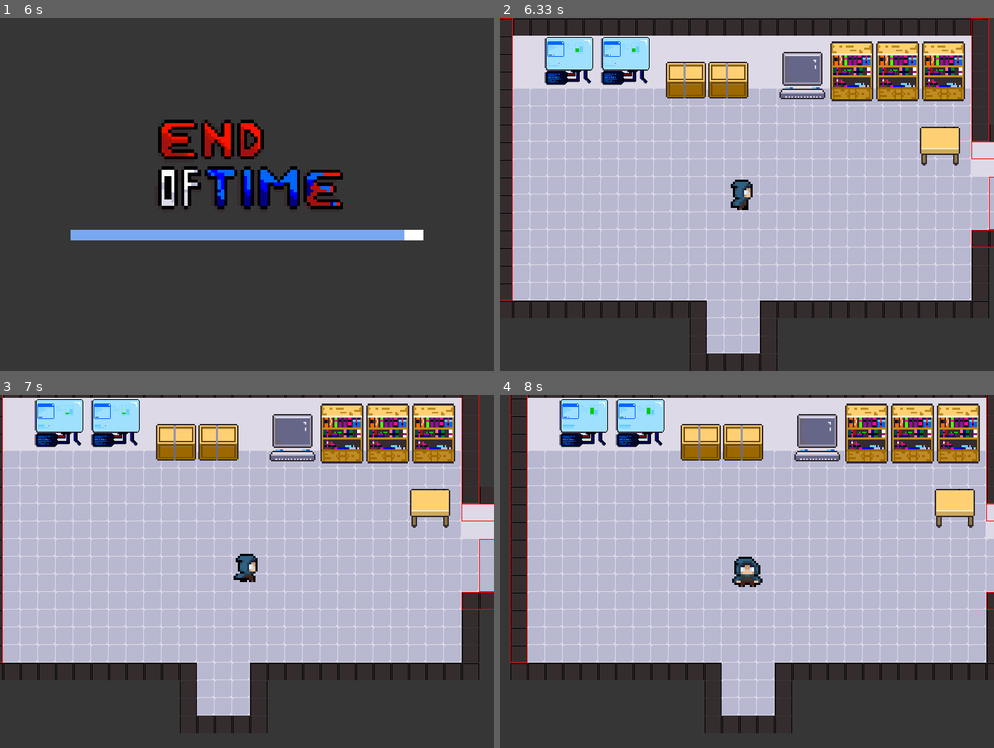
Above: before the commit, frames 1-4 (two rows, left to right).
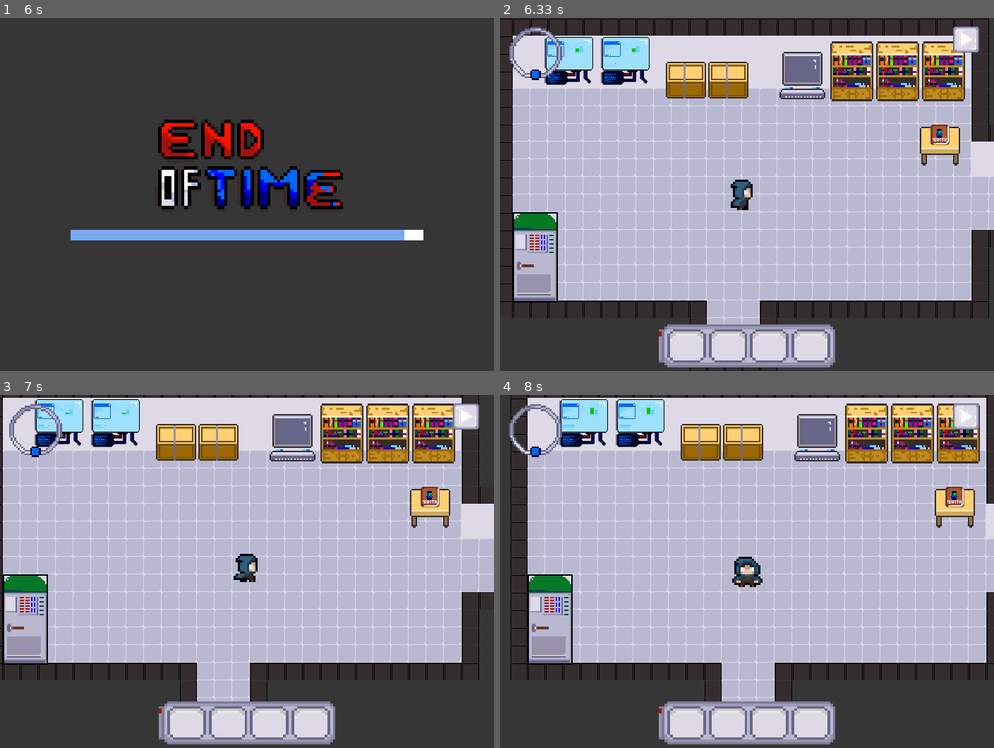
Above: after the commit, the same moments.

Repository: christVayds/pygame_project
Game: pygame game, started from main.py
Two runs of this game, one before a commit and one after it. Both use one fixed random seed, a clock stepped at 60 frames per second and the inputs below.
Inputs:
- Up to frame 1 (6 s): no input
- Up to frame 2 (6.33 s): no input
- Up to frame 3 (7 s): tap S at 6.57 s; hold Right from 6.9 s (still down)
- Up to frame 4 (8 s): release Right at 7.37 s; hold Left 7.4-7.93 s; hold Down from 7.97 s (still down)

Frame 1 is identical in both runs. In frame 2, 6.8% of the frame differs, in the area x 0-100%, y 0-99%; in frame 3, 6.9%; in frame 4, 7.0%, in the area x 1-100%, y 0-99%.

Commit message:
added more objects in base and map1

Diff:
--- a/Data/data.json
+++ b/Data/data.json
@@ -7,6 +7,8 @@
         {"name": "box_1", "type": "other", "rect": "(300, 60, 60, 55)", "items": ["icon14_01"]},
         {"name": "box_1", "type": "other", "rect": "(240, 60, 60, 55)", "items": ["icon14_01"]},
         {"name": "table_1", "type": "other", "rect": "(600, 150, 60, 60)"},
+        {"name": "book_1", "type": "other", "rect": "(615, 150, 30, 30)"},
+        {"name": "crafting_table", "type": "other", "rect": "(25, 275, 64, 128)"},
 
         {"name": "monitor_1", "type": "animated", "rect": "(150, 25, 70, 70)"},
         {"name": "monitor_1", "type": "animated", "rect": "(70, 25, 70, 70)"},
@@ -17,15 +19,24 @@
         {"name": "hidden", "type": "hidden2", "rect": "(675, 0, 25, 175)", "comment": "right side"},
         {"name": "hidden", "type": "hidden2", "rect": "(750, 150, 25, 175)", "comment": "door 2"},
         {"name": "hidden", "type": "hidden2", "rect": "(675, 300, 75, 25)", "comment": "door 2"},
-        {"name": "hidden", "type": "hidden2", "rect": "(675, 175, 75, 25)", "comment": "door 2"}
+        {"name": "hidden", "type": "hidden2", "rect": "(675, 175, 75, 25)", "comment": "door 2"},
+        {"name": "crafting_table", "type": "hidden2", "rect": "(25, 275, 64, 128)"}
     ],
 
     "Map2": [
-        {"name": "book_shelf", "type": "other", "rect": "(450, 30, 70, 90)", "comment": "top side"},
-        {"name": "book_shelf", "type": "other", "rect": "(385, 30, 70, 90)"},
-        {"name": "book_shelf", "type": "other", "rect": "(320, 30, 70, 90)"},
-        {"name": "box_1", "type": "other", "rect": "(540, 60, 60, 55)", "items": ["icon14_01"]},
-        {"name": "box_1", "type": "other", "rect": "(600, 60, 60, 55)", "items": ["icon14_01"]}
+        {"name": "shelf_1", "type": "other", "rect": "(350, 30, 75, 75)"},
+        {"name": "shelf_1", "type": "other", "rect": "(440, 30, 75, 75)"},
+        {"name": "shelf_1", "type": "other", "rect": "(530, 30, 75, 75)"},
+        {"name": "shelf_1", "type": "other", "rect": "(620, 30, 75, 75)"},
+        {"name": "drawer_1", "type": "other", "rect": "(250, 25, 70, 70)"},
+        {"name": "drawer_1", "type": "other", "rect": "(180, 25, 70, 70)"},
+        {"name": "drawer_1", "type": "other", "rect": "(110, 25, 70, 70)"},
+        {"name": "drawer_1", "type": "other", "rect": "(40, 25, 70, 70)"},
+        {"name": "painting_1", "type": "other", "rect": "(400, 225, 50, 50)"},
+        {"name": "painting_2", "type": "other", "rect": "(470, 225, 50, 50)"},
+        {"name": "painting_3", "type": "other", "rect": "(540, 225, 50, 50)"},
+
+        {"name": "machine_1", "type": "animated", "rect": "(610, 200, 84, 120)", "comment": "animated"}
     ],
 
     "Enemies_m2": [
--- a/UI.py
+++ b/UI.py
@@ -10,7 +10,14 @@
 
         self.rect = pygame.Rect(x, y, self.width, self.height)
         self.image = ((self.width, self.height))
+        self.objectImage = self.loadImage()
 
     def draw(self, screen):
+        screen.blit(self.objectImage, self.rect)
+        # pygame.draw.rect(screen, (255,255,255), self.rect, 2)
 
-        pygame.draw.rect(screen, (255,255,255), self.rect, 2)
+    def loadImage(self):
+        image = f'characters/objects/{self.name}.png'
+        image = pygame.image.load(image)
+        image = pygame.transform.scale(image, (self.width, self.height))
+        return image
--- a/main.py
+++ b/main.py
@@ -57,14 +57,16 @@
 map_2 = Map_2.TileMap(25, 0, 0)
 
 # GUIs (not yet draw)
-itemsGUI = UI((windowSize['width'] - 350) / 2, (windowSize['height'] - 80), 350, 70)
+itemsGUI = UI((windowSize['width'] - 250) / 2, (windowSize['height'] - 70), 250, 68, 'itembar_1')
 
 # pause button
-pauseButton = UI((windowSize['width'] - 60), 10, 50, 50)
+pauseButton = UI((windowSize['width'] - 60), 10, 40, 40, 'pause_btn')
 
 # player Icon and health bar
-playerIcon = UI(10, 10, 70, 70)
-healthbar = UI(90, 10, 150, 70)
+playerIcon = UI(10, 10, 80, 80, 'user_icon')
+# healthbar = UI(90, 10, 150, 70, '') # uncomment this later
+
+listGUIs = [itemsGUI, pauseButton, playerIcon] # healthbar - add this later
 
 # PLAYER
 player = Player(((windowSize['width'] - 50) / 2), ((windowSize['height'] - 50) / 2), 50, 50)
@@ -121,6 +123,9 @@
     # camera
     camera.move(allObjects1)
 
+    for guis in listGUIs:
+        guis.draw(window)
+
     pygame.display.flip()
 
 # draw MAP 2 funtion
@@ -134,13 +139,16 @@
     create_map2.draw()
 
     # enemies
-    enemies_map2.draw_enemy(create_map2.listofObjects[1:])
+    # enemies_map2.draw_enemy(create_map2.listofObjects[1:])
 
     # draw player
     player.draw(window, create_map2.listofObjects[1:])
 
     # camera for map 2
     camera.move(allObjects2)
+
+    for guis in listGUIs:
+        guis.draw(window)
 
     pygame.display.flip()
 
--- a/object.py
+++ b/object.py
@@ -51,8 +51,8 @@
                 self.animate(screen) # auto animating if the object is animated(note animated_once)
 
         # for debuging or testing
-        else:
-            pygame.draw.rect(screen, (255,0,0), self.rect, 1)
+        # else:
+        #     pygame.draw.rect(screen, (255,0,0), self.rect, 1)
 
         # pygame.draw.rect(screen, (255,255,255), self.rect, 1)
 
Binary file added: characters/animatedObj/machine_1/frame_0.png
Binary file added: characters/animatedObj/machine_1/frame_1.png
Binary file added: characters/animatedObj/machine_1/frame_2.png
Binary file added: characters/animatedObj/machine_1/frame_3.png
Binary file added: characters/animatedObj/machine_1/frame_4.png
Binary file added: characters/animatedObj/machine_1/frame_5.png
Binary file added: characters/animatedObj/machine_1/frame_6.png
Binary file added: characters/objects/book_1.png
Binary file added: characters/objects/crafting_table.png
Binary file added: characters/objects/drawer_1.png
Binary file added: characters/objects/itembar_1.png
Binary file added: characters/objects/painting_1.png
(and 8 more such lines)
